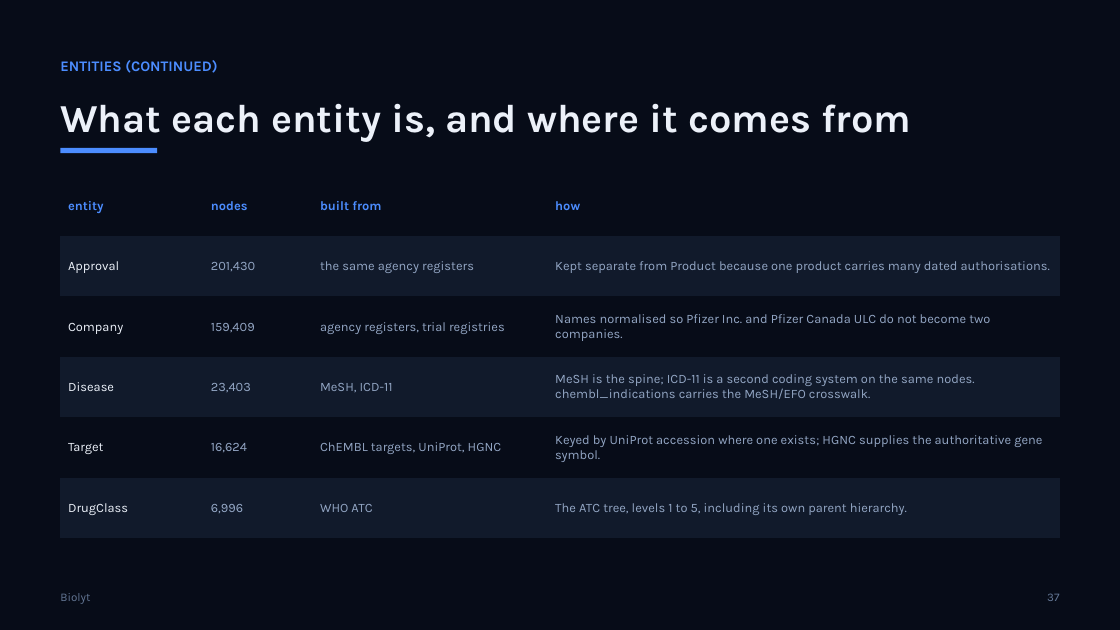
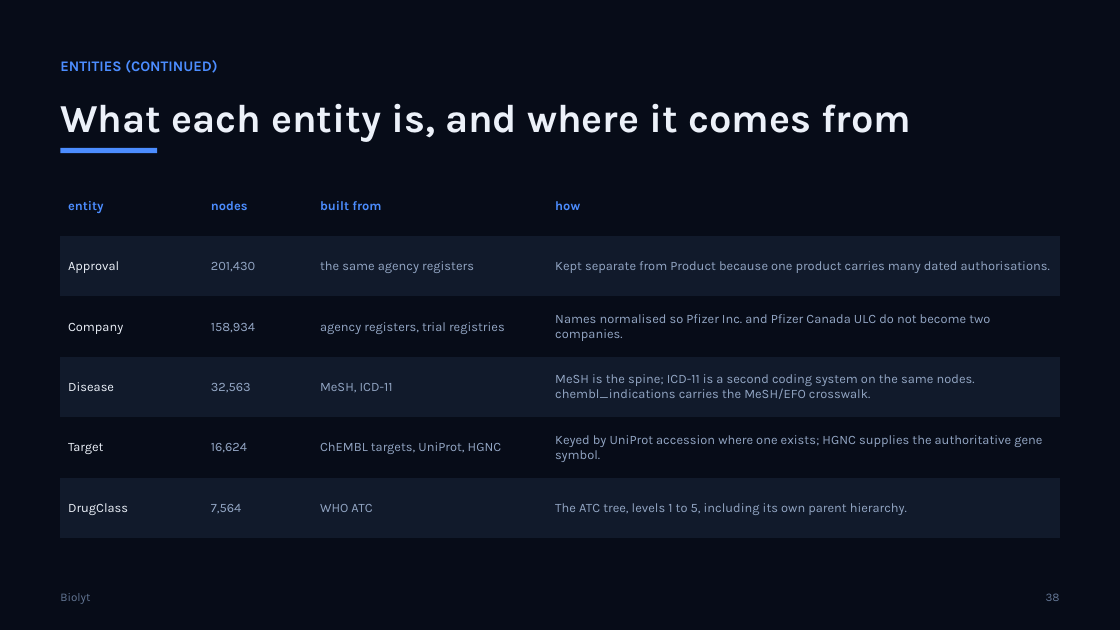
Before and after one commit to helmibiolyt/fullPipeline, a slide deck: slide 38 of presentation/Biolyt_Platform.pptx (slide 37 before the commit). Drawn at 1120x630 pixels with LibreOffice and Linux fonts; fonts in the diff are those of the drawing. Boxes give left, top, right and bottom in pixels: in the first picture for what was removed or moved away, otherwise in the second. Text is boxed around its words. In the diff, an @@ line names an element or a change of style, - is before the commit and + after.

```diff
--- a/presentation/Biolyt_Platform.pptx
+++ b/presentation/Biolyt_Platform.pptx
@@ table at bbox=[60, 176, 1060, 539] @@
-row 3, column 2: 159,409
+row 3, column 2: 158,934
-row 4, column 2: 23,403
+row 4, column 2: 32,563
-row 6, column 2: 6,996
+row 6, column 2: 7,564
@@ text at bbox=[1046, 593, 1060, 601]: text changed @@
-37
+38
```
Also in this commit, not shown: 40 other slides changed, 1 slide added, 3 other files.
